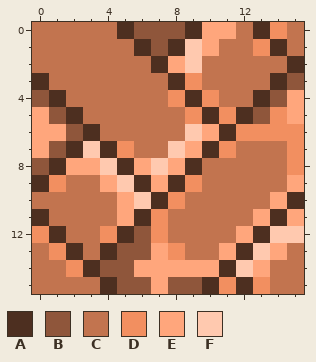
Pixel-art file -- Assets/Arts/Construction/House/InsideHouse/HouseFloor.aseprite. Above is the file before it was changed.
16x16 pixels, 1 frame.
Palette (. is transparent): A #4d2f20  B #8f563b  C #c2744f  D #f28f60  E #ffa67c  F #ffc9af
And afterwards:
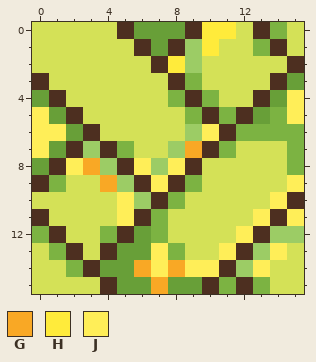
Colours new in this view: G #f9a825  H #ffeb3b  J #ffee58
Change:
Colour B changes from #8f563b to #689f38.
Colour C changes from #c2744f to #d4e157.
Colour D changes from #f28f60 to #7cb342.
Colour F changes from #ffc9af to #9ccc65.
Colour G replaces colour E in row 7 at x 9; in row 8 at x 3; in row 9 at x 4; in row 14 at x 6 and 8; in row 15 at x 7.
Colour H replaces colour E in row 0 at x 10 to 11; in row 1 at x 10; in row 2 at x 8.
Colour J replaces colour E in row 4 at x 15; in row 5 at x 0 and 15; in row 6 at x 0 to 1 and 10; in row 7 at x 0; in row 8 at x 2, 6 and 8; in row 9 at x 7 and 15.
Colour J replaces colour E in row 10 at x 5 and 14; in row 11 at x 5, 13 and 15; in row 12 at x 12; in row 13 at x 7, 11 and 14; in row 14 at x 7, 9 to 10 and 13.
Pixel boxes of the changes (left, top, right, bottom) in both pictures:
changed: (32, 22, 304, 294)
